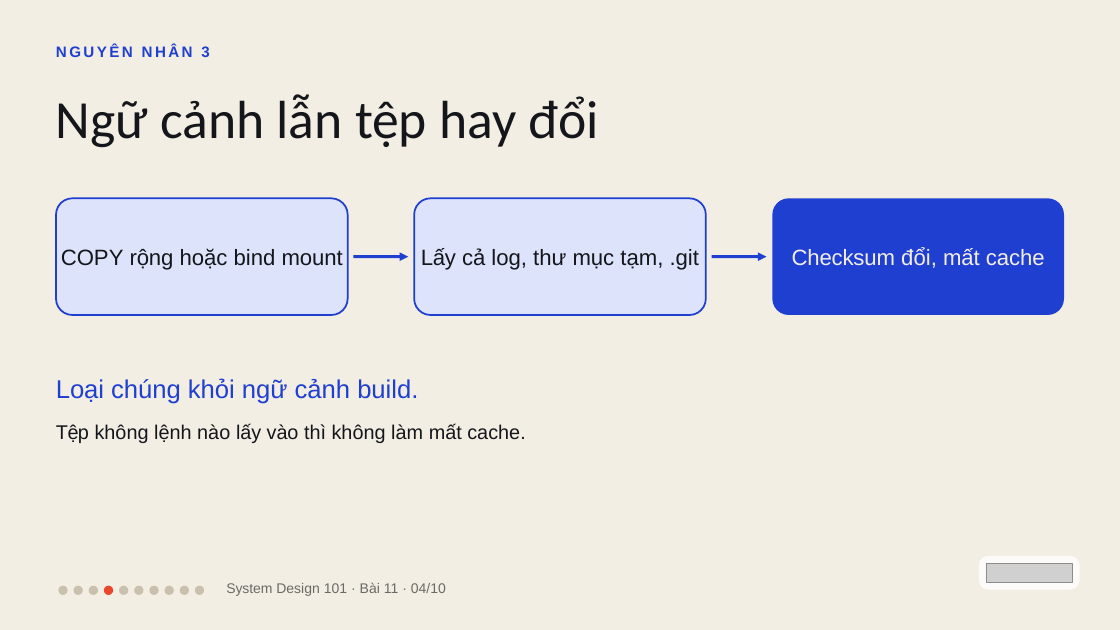
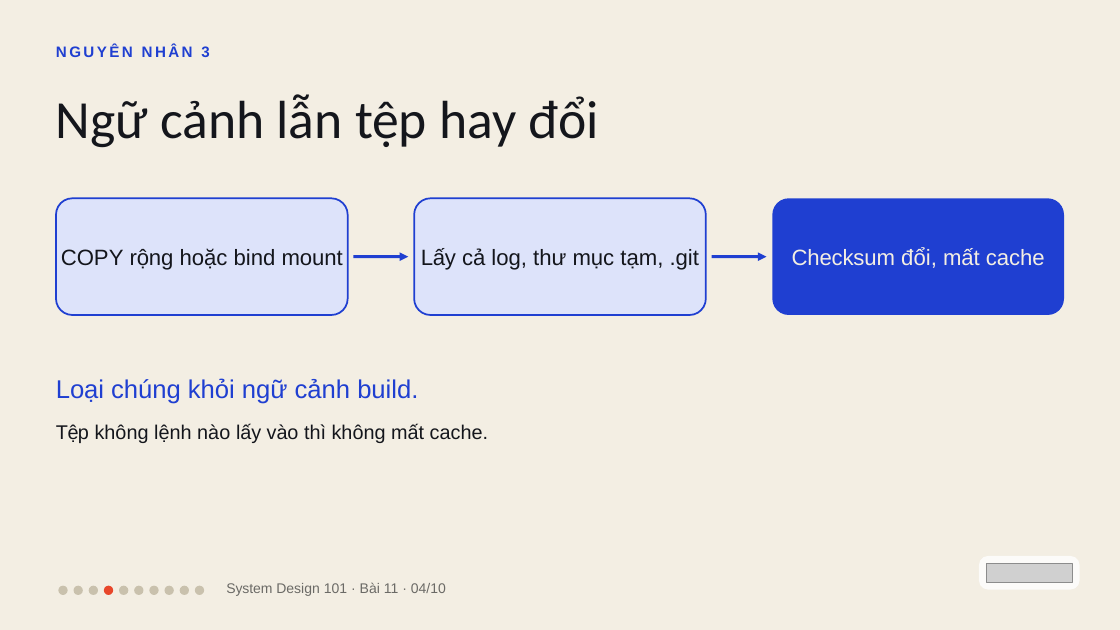
Before and after one commit to vohoailinh90/tool-marketing-studio, a slide deck: slide 4 of system-design-101/vi/lessons/sd-13-011/slides/sd-13-011.pptx. Drawn at 1120x630 pixels with LibreOffice and Linux fonts; fonts in the diff are those of the drawing; grey boxes stand for pictures. Boxes give left, top, right and bottom in pixels: in the first picture for what was removed or moved away, otherwise in the second. Text is boxed around its words. In the diff, an @@ line names an element or a change of style, - is before the commit and + after.

```diff
--- a/system-design-101/vi/lessons/sd-13-011/slides/sd-13-011.pptx
+++ b/system-design-101/vi/lessons/sd-13-011/slides/sd-13-011.pptx
@@ text at box(56, 424, 488, 443): text changed @@
-Tệp không lệnh nào lấy vào thì không làm mất cache.
+Tệp không lệnh nào lấy vào thì không mất cache.
```
Also in this commit, not shown: 3 other slides changed, 7 other files.
